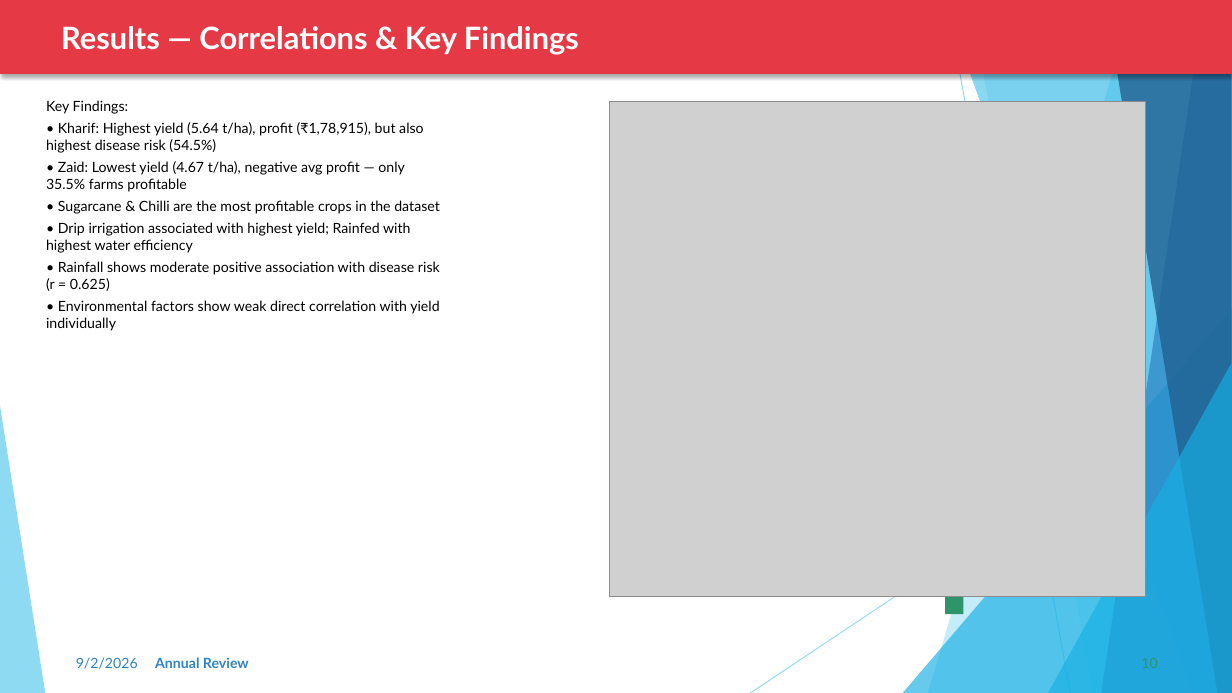
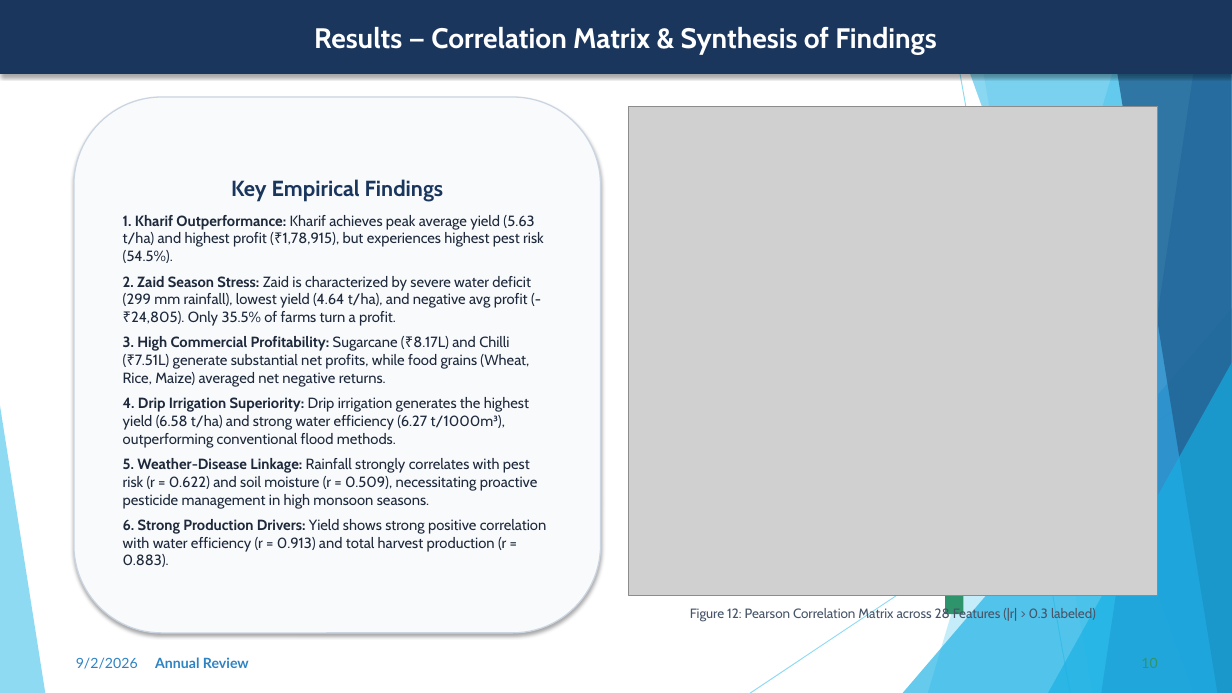
Before and after one commit to krishna3163/Seasonal-Agriculture-Performance-Analysis, a slide deck: slide 10 of VOIS_Project_PPT.pptx. Drawn at 1232x693 pixels with LibreOffice and Linux fonts; fonts in the diff are those of the drawing; grey boxes stand for pictures. Boxes give left, top, right and bottom in pixels: in the first picture for what was removed or moved away, otherwise in the second. Text is boxed around its words. In the diff, an @@ line names an element or a change of style, - is before the commit and + after.

```diff
--- a/VOIS_Project_PPT.pptx
+++ b/VOIS_Project_PPT.pptx
@@ rectangle "Results — Correlation Matrix & ..." at (0, 0, 1232, 74): fill #E63946 to #1B365D; outline none to #1B365D 1 pt @@
@@ text in rectangle at (314, 27, 936, 54): text changed; size 24 to 22 pt; font Lato to Cabin @@
-Results — Correlations & Key Findings
+Results — Correlation Matrix & Synthesis of Findings
@@ rounded rectangle "Key Empirical Findings": place and size @@
-rounded rectangle "Key Empirical Findings" at (46, 100, 440, 331)
+rounded rectangle "Key Empirical Findings" at (74, 97, 601, 633)
@@ rounded rectangle "Key Empirical Findings" at (74, 97, 601, 633): vertical alignment top to middle; fill none to #F8FAFC; outline none to #CBD5E1 1 pt; shadow on @@
@@ picture: place and size @@
-picture at (610, 102, 1146, 597)
+picture at (628, 106, 1158, 595)
@@ text in rounded rectangle at (123, 179, 547, 567): text changed; size 11 to 11.5 pt; font Lato to Cabin; text colour #000000 to #1E293B @@
-Key Findings:
-• Kharif: Highest yield (5.64 t/ha), profit (₹1,78,915), but also highest disease risk (54.5%)
-• Zaid: Lowest yield (4.67 t/ha), negative avg profit — only 35.5% farms profitable
-• Sugarcane & Chilli are the most profitable crops in the dataset
-• Drip irrigation associated with highest yield; Rainfed with highest water efficiency
-• Rainfall shows moderate positive association with disease risk (r = 0.625)
-• Environmental factors show weak direct correlation with yield individually
+Key Empirical Findings
+1. Kharif Outperformance: Kharif achieves peak average yield (5.63 t/ha) and highest profit (₹1,78,915), but experiences highest pest risk (54.5%).
+2. Zaid Season Stress: Zaid is characterized by severe water deficit (299 mm rainfall), lowest yield (4.64 t/ha), and negative avg profit (-₹24,805). Only 35.5% of farms turn a profit.
+3. High Commercial Profitability: Sugarcane (₹8.17L) and Chilli (₹7.51L) generate substantial net profits, while food grains (Wheat, Rice, Maize) averaged net negative returns.
+4. Drip Irrigation Superiority: Drip irrigation generates the highest yield (6.58 t/ha) and strong water efficiency (6.27 t/1000m³), outperforming conventional flood methods.
+5. Weather-Disease Linkage: Rainfall strongly correlates with pest risk (r = 0.622) and soil moisture (r = 0.509), necessitating proactive pesticide management in high monsoon seasons.
+6. Strong Production Drivers: Yield shows strong positive correlation with water efficiency (r = 0.913) and total harvest production (r = 0.883).
@@ text added at (690, 607, 1096, 622), 10.5 pt, text #475569 @@
+Figure 12: Pearson Correlation Matrix across 28 Features (|r| > 0.3 labeled)
```
Also in this commit, not shown: 13 other slides changed.
